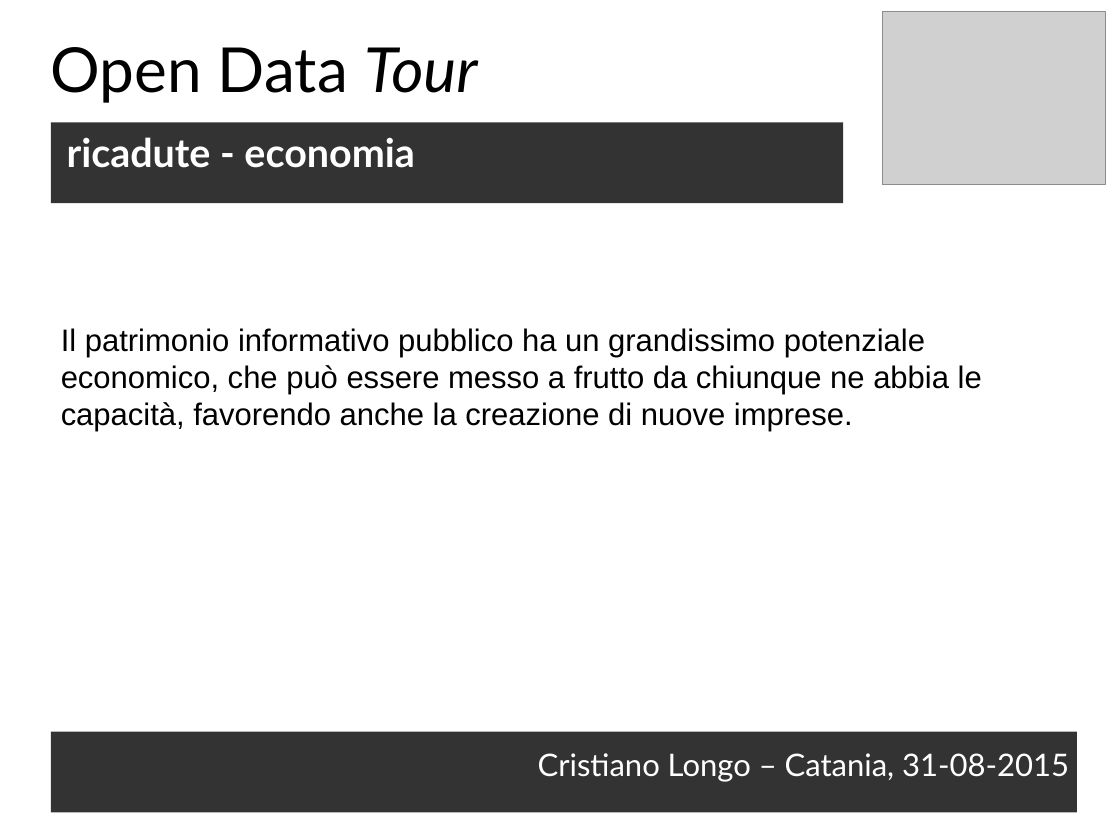
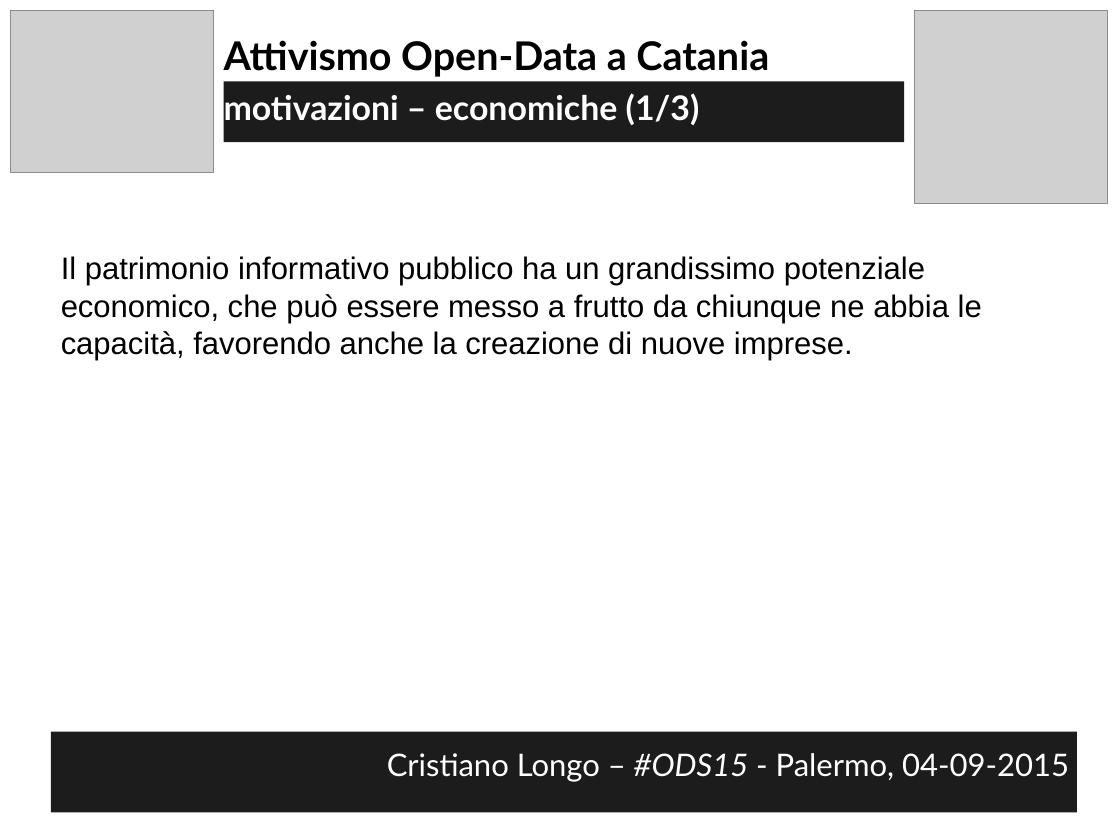
Before and after one commit to opendatahacklab/opendatahacklab.github.io, a slide deck: slide 8 of events/odt_ods15.odp (slide 68 before the commit). Drawn at 1120x840 pixels with LibreOffice and Linux fonts; fonts in the diff are those of the drawing; grey boxes stand for pictures. Boxes give left, top, right and bottom in pixels: in the first picture for what was removed or moved away, otherwise in the second. Text is boxed around its words. In the diff, an @@ line names an element or a change of style, - is before the commit and + after.

```diff
--- a/events/odt_ods15.odp
+++ b/events/odt_ods15.odp
@@ picture added at <box>10,10,213,173</box> @@
@@ picture: place and size @@
-picture at <box>883,12,1107,185</box>
+picture at <box>915,10,1108,203</box>
@@ text at <box>224,40,769,77</box>: text changed; size 44 to 28 pt; bold on @@
-Open Data Tour
+Attivismo Open-Data a Catania
@@ text added at <box>224,81,905,142</box>, fill #1C1C1C, 24 pt, text #FFFFFF, bold @@
+motivazioni – economiche (1/3)
@@ text removed at <box>51,123,844,203</box> @@
-ricadute - economia
@@ text "Il patrimonio informativo pubblico ha ...": place and size @@
-text "Il patrimonio informativo pubblico ha ..." at <box>61,328,982,431</box>
+text "Il patrimonio informativo pubblico ha ..." at <box>61,256,982,360</box>
@@ text "Cristiano Longo – #ODS15 - ..." at <box>51,732,1077,812</box>: fill #333333 to #1C1C1C @@
@@ text at <box>387,753,1069,782</box>: text changed @@
-Cristiano Longo – Catania, 31-08-2015
+Cristiano Longo – #ODS15 - Palermo, 04-09-2015
```
Also in this commit, not shown: 2 other slides changed, 45 slides added, 73 slides removed.
